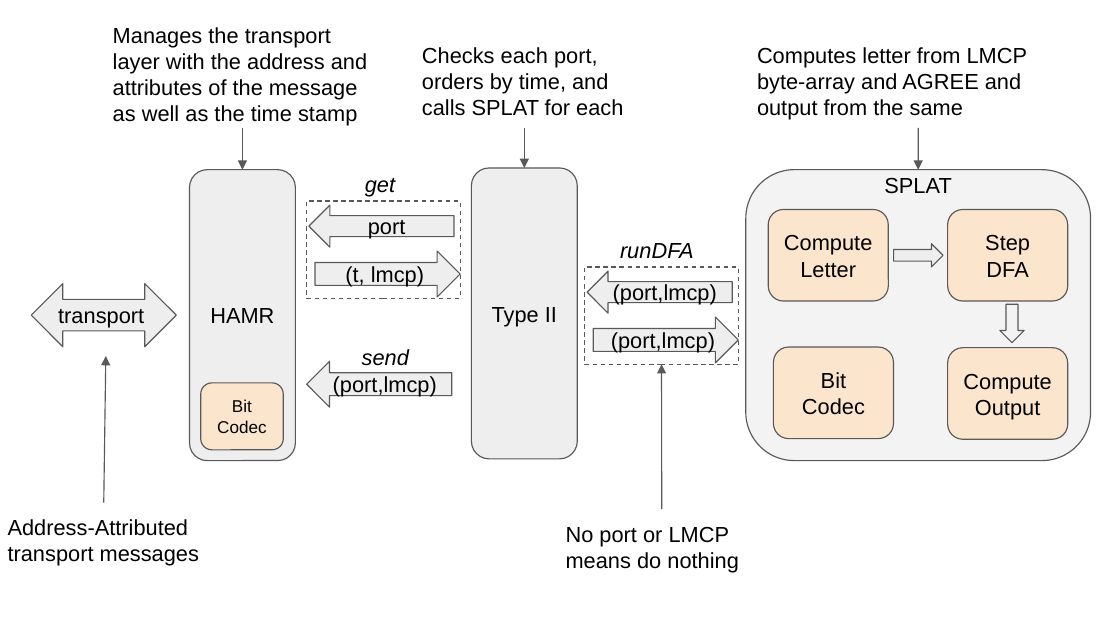
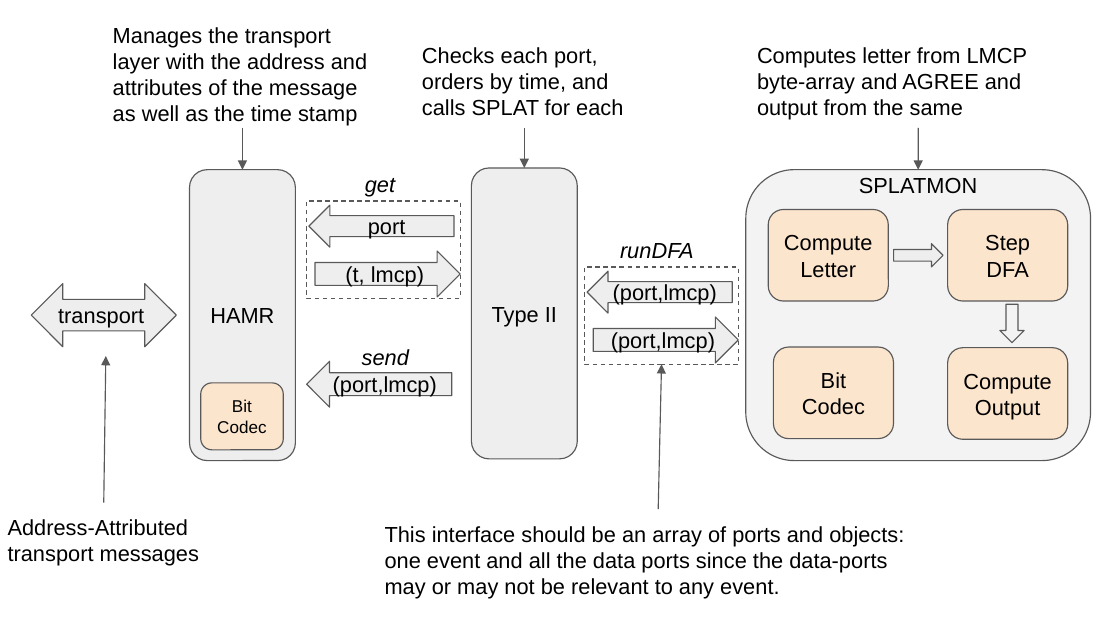
Before and after one commit to loonwerks/CASE, a slide deck: slide 1 of TA2/lmcp-message-format/Build Interfaces.pptx. Drawn at 1120x630 pixels with LibreOffice and Linux fonts; fonts in the diff are those of the drawing. Boxes give left, top, right and bottom in pixels: in the first picture for what was removed or moved away, otherwise in the second. Text is boxed around its words. In the diff, an @@ line names an element or a change of style, - is before the commit and + after.

Commit message:
Clarify splatmon interface

```diff
--- a/TA2/lmcp-message-format/Build Interfaces.pptx
+++ b/TA2/lmcp-message-format/Build Interfaces.pptx
@@ text in rounded rectangle at (859, 177, 977, 194): text changed @@
-SPLAT
+SPLATMON
@@ arrow moved from (662, 510) - (662, 364) to (659, 510) - (662, 364) @@
@@ text at (385, 526, 904, 599): text changed @@
-No port or LMCP means do nothing
+This interface should be an array of ports and objects: one event and all the data ports since the data-ports may or may not be relevant to any event.
```
